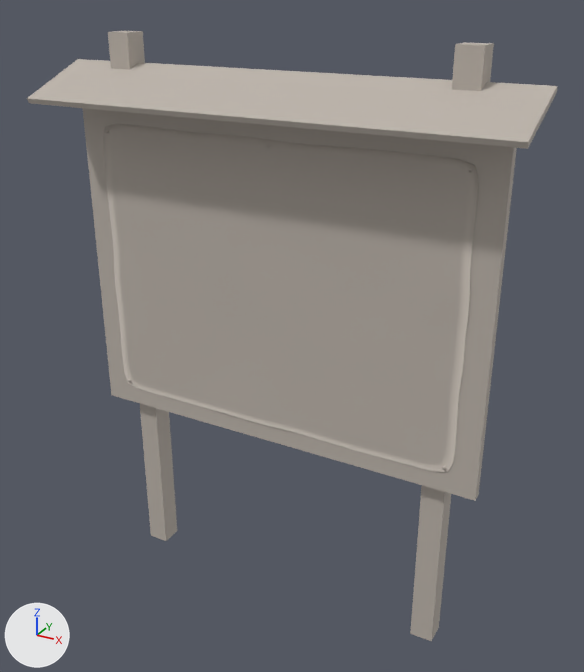
The FBX model Assets/3D Assets/Info Props/Info Prop 1620 A.fbx: old version first, new version second.
Before and after are seen from a 50 mm lens placed at (2.52, -4.33, 3.33), pointed at (0.12, 0.04, 1.15). The axes (+X, +Y, +Z) are drawn at lower left. The lights are the same throughout. The picture after the commit comes second. Where no turn or scale is listed for an object, it has been applied to the vertices. Vertices at exactly the same position are counted once.

Objects in the first picture: 'Board_Mesh', 'Paper_Mesh', 'Post_L_Mesh', 'Post_R_Mesh'.
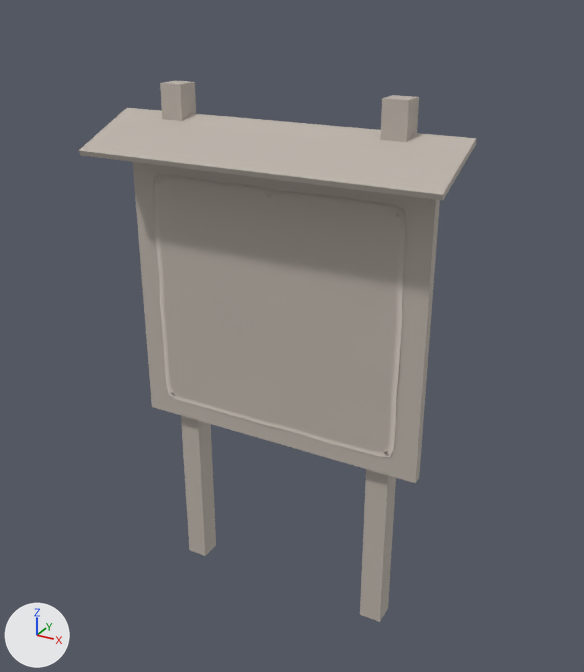
ob_paper is not drawn itself; it is the parent of ob_paper_mesh.

Boxes [x1, y1, x2, y2] around the edits, measured in the pictures (584 x 672 px; the box of a moved part takes in the faces that stretch with it):
'Paper_Mesh', reshaped, moved (32% narrower, 19% shorter): before [103, 124, 479, 473]; after [153, 174, 407, 457]
'Board_Mesh', reshaped, moved (25% narrower, 15% shorter): before [27, 59, 557, 501]; after [78, 108, 476, 483]
'Post_R_Mesh', moved, rescaled (29% narrower, 12% shorter): before [410, 42, 494, 641]; after [360, 95, 419, 622]
'Post_L_Mesh', moved, rescaled (19% narrower, 7% shorter): before [108, 31, 177, 541]; after [160, 81, 216, 556]
part 1 of me_board_mesh, moved or reshaped: before [83, 108, 517, 501]; after [133, 162, 440, 483]
part 2 of me_board_mesh, moved or reshaped: before [27, 59, 557, 149]; after [78, 108, 476, 200]

Patch to the scene script:
```diff
--- a/Assets/3D Assets/Info Props/Info Prop 1620 A.fbx.py
+++ b/Assets/3D Assets/Info Props/Info Prop 1620 A.fbx.py
@@ me_post_r_mesh @@
 # used by ob_post_r_mesh; location = (1.175, 0.0, 0.0)
-me_post_r_mesh.from_pydata(...)  # 8 vertices, 6 faces; spans x -0.08..0.08, y 0.03..0.2, z -1.0..3.03
+me_post_r_mesh.from_pydata(...)  # 8 vertices, 6 faces; spans x -0.08..0.08, y 0.03..0.2, z -1.0..2.72
+# me_post_r_mesh part 5: the whole mesh is scaled about its middle by (1, 1, 0.925), then moved by (0.0, 0.0, -0.15)
 me_post_r_mesh.materials.append(mat_infotimber)
@@ me_post_l_mesh @@
 # used by ob_post_l_mesh; location = (-1.175, 0.0, 0.0)
-me_post_l_mesh.from_pydata(...)  # 8 vertices, 6 faces; spans x -0.08..0.08, y 0.03..0.2, z -1.0..3.03
+me_post_l_mesh.from_pydata(...)  # 8 vertices, 6 faces; spans x -0.08..0.08, y 0.03..0.2, z -1.0..2.72
+# me_post_l_mesh part 3: the whole mesh is scaled about its middle by (1, 1, 0.925), then moved by (0.0, 0.0, -0.15)
 me_post_l_mesh.materials.append(mat_infotimber)
@@ me_board_mesh @@
 # used by ob_board_mesh; location = (0.0, 0.0, 1.45)
-me_board_mesh.from_pydata(...)  # 16 vertices, 12 faces; spans x -1.62..1.62, y -0.38..0.14, z -1.12..1.38
+me_board_mesh.from_pydata(...)  # 16 vertices, 12 faces; spans x -1.23..1.23, y -0.38..0.14, z -0.97..1.23
+# me_board_mesh part 1: the loose piece of 8 vertices spanning x -1.48..1.48, y -0.04..0.04, z -1.12..1.12 is scaled about its middle by (0.729, 1, 0.867)
+# me_board_mesh part 2: the loose piece of 8 vertices spanning x -1.62..1.62, y -0.38..0.14, z 1.15..1.38 is scaled about its middle by (0.754, 1, 1), then moved by (0.0, 0.0, -0.15)
 me_board_mesh.materials.append(mat_infotimber)
@@ me_paper_mesh @@
 # used by ob_paper_mesh; parent = ob_paper; location = (0.0, 0.0, 0.0)
-me_paper_mesh.from_pydata(...)  # 2481 vertices, 2450 faces; spans x -1.32..1.32, y -2.01..0.0, z -0.03..0.01
+me_paper_mesh.from_pydata(...)  # 2481 vertices, 2450 faces; spans x -0.92..0.92, y -1.71..0.0, z -0.03..0.01
+# me_paper_mesh part 4: the loose piece of 2401 vertices spanning x -1.32..1.32, y -2.01..0.0, z 0.0 is scaled about the mesh origin by (0.696, 0.85, 0.719)
+# other edits to the shape of me_paper_mesh do not show in these pictures
 me_paper_mesh.materials.append(mat_infoiron)
@@ ob_post_r_mesh @@
 ob_post_r_mesh = bpy.data.objects.new('Post_R_Mesh', me_post_r_mesh)
-ob_post_r_mesh.location = (1.175, 0.0, 0.0)
+ob_post_r_mesh.location = (0.775, 0.0, 0.0)
@@ ob_post_l_mesh @@
 ob_post_l_mesh = bpy.data.objects.new('Post_L_Mesh', me_post_l_mesh)
-ob_post_l_mesh.location = (-1.175, 0.0, 0.0)
+ob_post_l_mesh.location = (-0.775, 0.0, 0.0)
@@ ob_board_mesh @@
 ob_board_mesh = bpy.data.objects.new('Board_Mesh', me_board_mesh)
-ob_board_mesh.location = (0.0, 0.0, 1.45)
+ob_board_mesh.location = (0.0, 0.0, 1.3)
@@ ob_paper @@
 ob_paper = bpy.data.objects.new('Paper', None)
-ob_paper.location = (0.0, -0.039, 2.455)
+ob_paper.location = (0.0, -0.039, 2.154)
 ob_paper.rotation_euler = (1.571, 0.0, 0.0)  # degrees (90, 0, 0)
```
